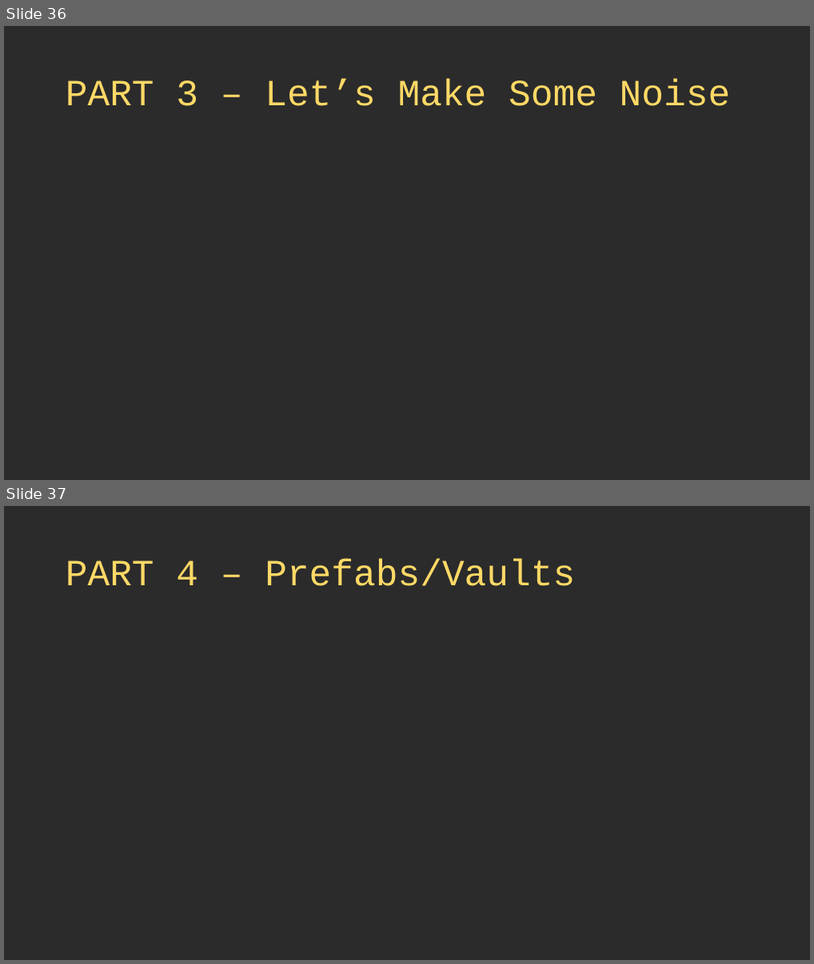
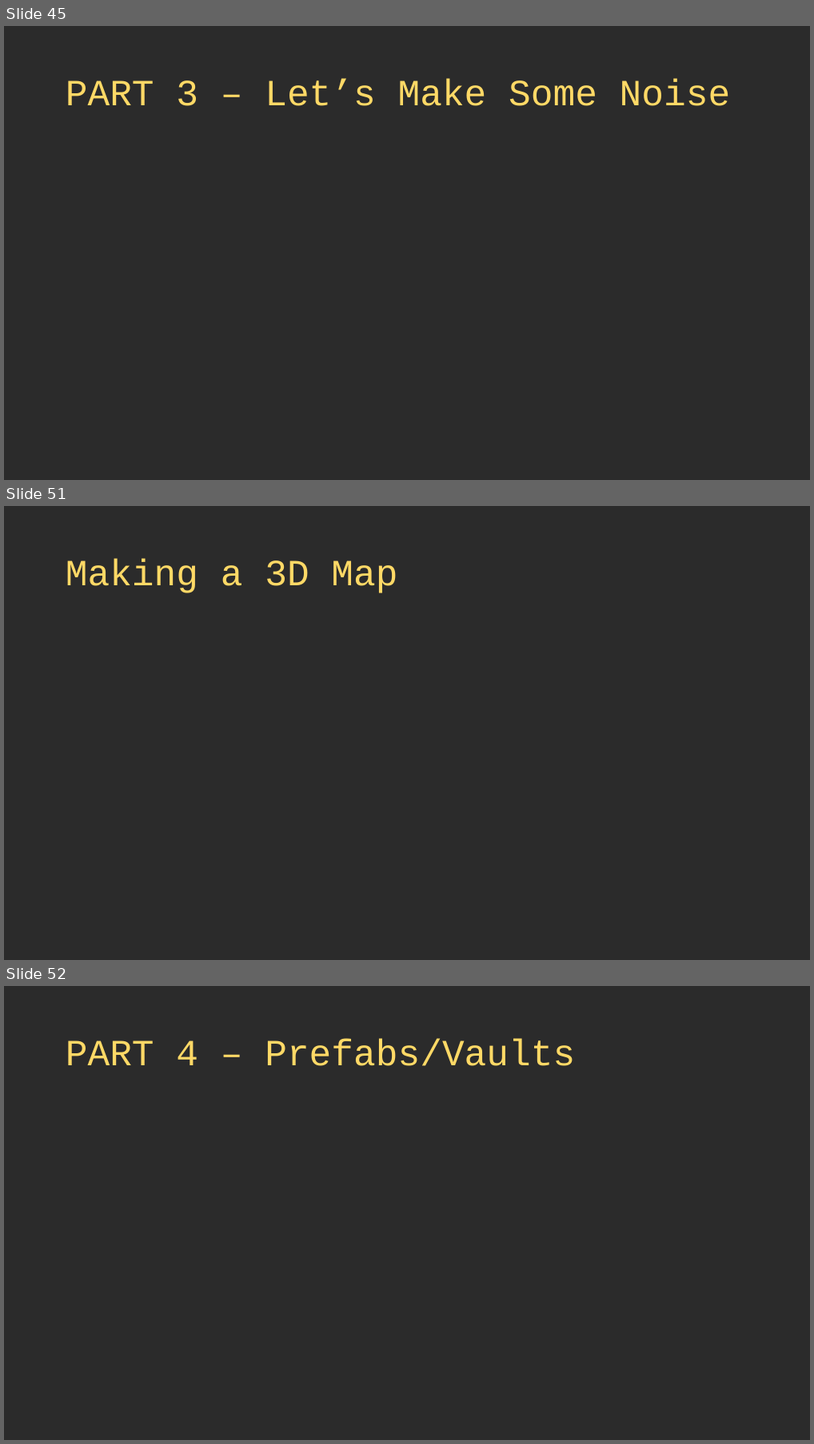
Before and after one commit to thebracket/roguelike-celebration-2020, a slide deck: Procedural Map Generation Techniques.pptx. Shown one above the other, each under a label of ours: slides 36 and 37 before the commit, slides 45, 51 and 52 after it; the slides between them are not shown. The pictures are 814x964 and 814x1444 pixels, drawn with LibreOffice and Linux fonts; fonts in the diff are those of the drawing; background and template pictures are left out; a plain dark background stands for a picture behind light text. Boxes give left, top, right and bottom in pixels: in the first picture for what was removed or moved away, otherwise in the second. Text is boxed around its words. In the diff, an @@ line names an element or a change of style, - is before the commit and + after.

```diff
--- a/Procedural Map Generation Techniques.pptx
+++ b/Procedural Map Generation Techniques.pptx
@@ slide 51 added at (4, 506, 810, 960), background picture (left out) @@
@@ title added at (66, 560, 398, 593), 44 pt, text #FFD966 @@
+Making a 3D Map
@@ what was slide 36 is now slide 45 @@
@@ what was slide 37 is now slide 52 @@
```
Also in this commit, not shown: 1 slide changed, 16 other slides added, 2 slides removed, 4 other files.
